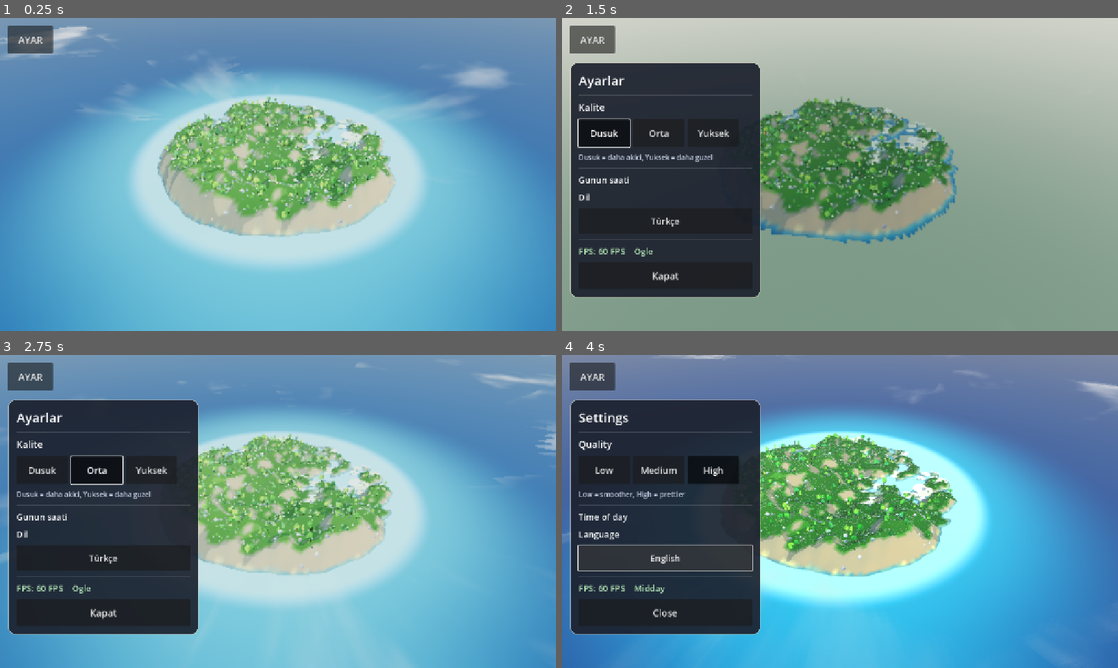
Above: before the commit, frames 1-4 (two rows, left to right).
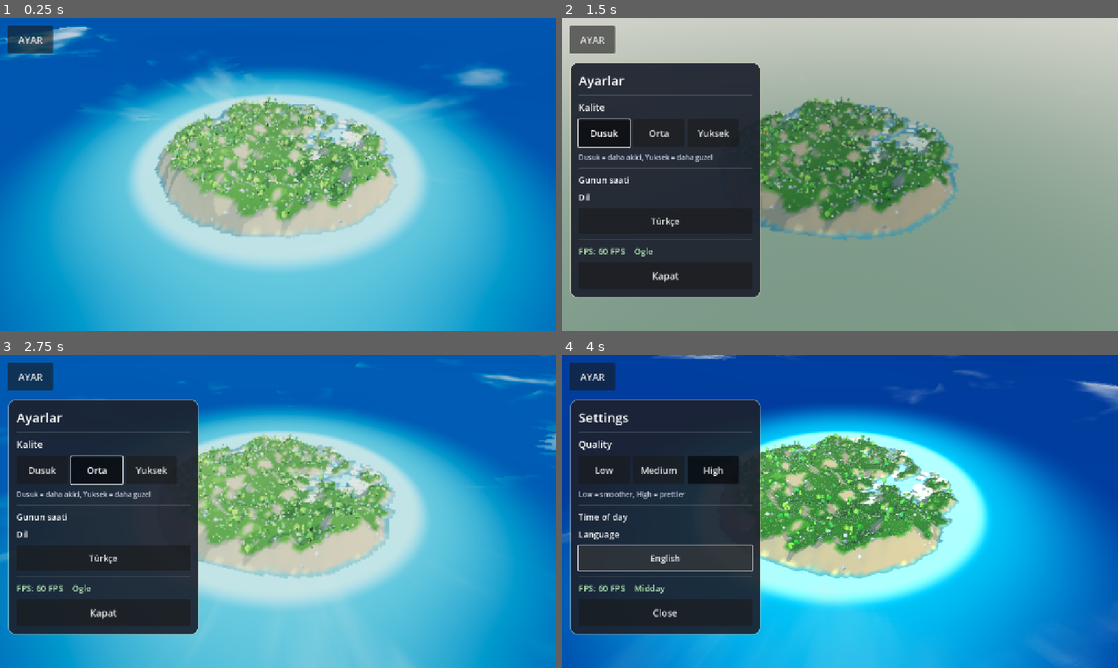
Above: after the commit, the same moments.

Repository: eraslan19j/game
Game: Godot game, scene res://scenes/world/world.tscn
Same seed, same stepped clock (60 frames per second), same inputs: the game is played once before the commit and once after it.
Inputs:
- Up to frame 1 (0.25 s): no input
- Up to frame 2 (1.5 s): click "AYAR" at 0.5 s; click "Dusuk" at 1.25 s
- Up to frame 3 (2.75 s): click "Orta" at 2 s
- Up to frame 4 (4 s): click "Yuksek" at 2.75 s; click "Türkçe" at 3.5 s

The runs differ from the first frame. In frame 1, 70% of the frame differs, in the area x 0-100%, y 0-100%; in frame 2, 0.7%; in frame 3, 48%; in frame 4, 57%.

Commit message:
Kiyi testere disi giderildi, su sise bogulmuyor, gereksiz tangent uretimi kaldirildi
Co-authored-by: arena-agent <297053741+arena-agent@users.noreply.github.com>

Diff:
--- a/scripts/world/nature_meshes.gd
+++ b/scripts/world/nature_meshes.gd
@@ -46,7 +46,6 @@
 			_ball(st, Vector3(-0.40, 1.52, 0.20), 0.50, 9, 5)
 
 	st.generate_normals()
-	st.generate_tangents()
 	return st.commit()
 
 
@@ -62,7 +61,6 @@
 	if rng.randf() > 0.5:
 		_ball(st, Vector3(0.05, 0.44, -0.14), 0.20, 7, 4)
 	st.generate_normals()
-	st.generate_tangents()
 	return st.commit()
 
 
@@ -77,7 +75,6 @@
 	_ball(st, Vector3(0.045, 0.27, 0.02), 0.040, 5, 3)
 	_ball(st, Vector3(-0.042, 0.28, -0.015), 0.038, 5, 3)
 	st.generate_normals()
-	st.generate_tangents()
 	return st.commit()
 
 
@@ -106,7 +103,6 @@
 				_tri(st, ring[i], ring[i2], prev_ring[i2])
 		prev_ring = ring
 	st.generate_normals()
-	st.generate_tangents()
 	return st.commit()
 
 
--- a/scripts/world/terrain.gd
+++ b/scripts/world/terrain.gd
@@ -154,6 +154,10 @@
 			var x: float = -half + float(ix) * _cell
 			var z: float = -half + float(iz) * _cell
 			var h: float = heights[idx]
+			# Kesilen (deniz alti) bolgeye komsu kenarlar su seviyesine
+			# cekilir; boylece kiyi hattinda testere disi olusmaz.
+			if h < 0.0:
+				h = 0.0
 			verts[idx] = Vector3(x, h, z)
 
 			# Komsulardan egim -> normal (kenarlarda tek tarafli fark).
--- a/shaders/water.gdshader
+++ b/shaders/water.gdshader
@@ -2,7 +2,7 @@
 // Stilize su: hafif dalga (vertex), yari saydam, kiyida acik renk + kopuk.
 // Derinlik tamamen GEOMETRIDEN gelir: derin bolgelerde duzlemle kamera
 // arasindaki mesafe artar. Doku okumaya bagimli degil (guvenli).
-render_mode shadows_disabled;
+render_mode shadows_disabled, fog_disabled;
 
 uniform vec4 shallow_color : source_color = vec4(0.30, 0.78, 0.78, 1.0);
 uniform vec4 deep_color : source_color = vec4(0.09, 0.36, 0.52, 1.0);
